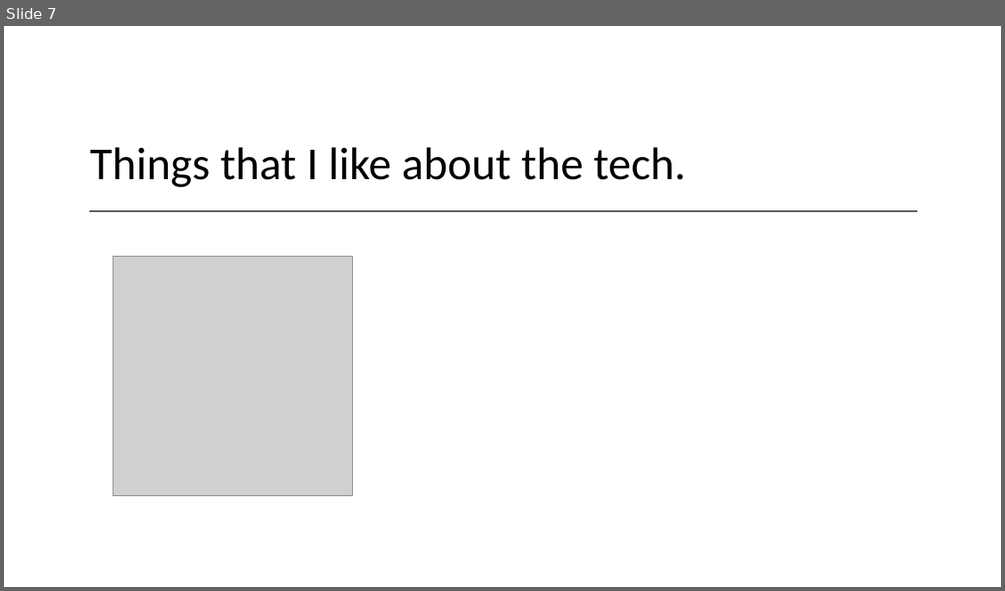
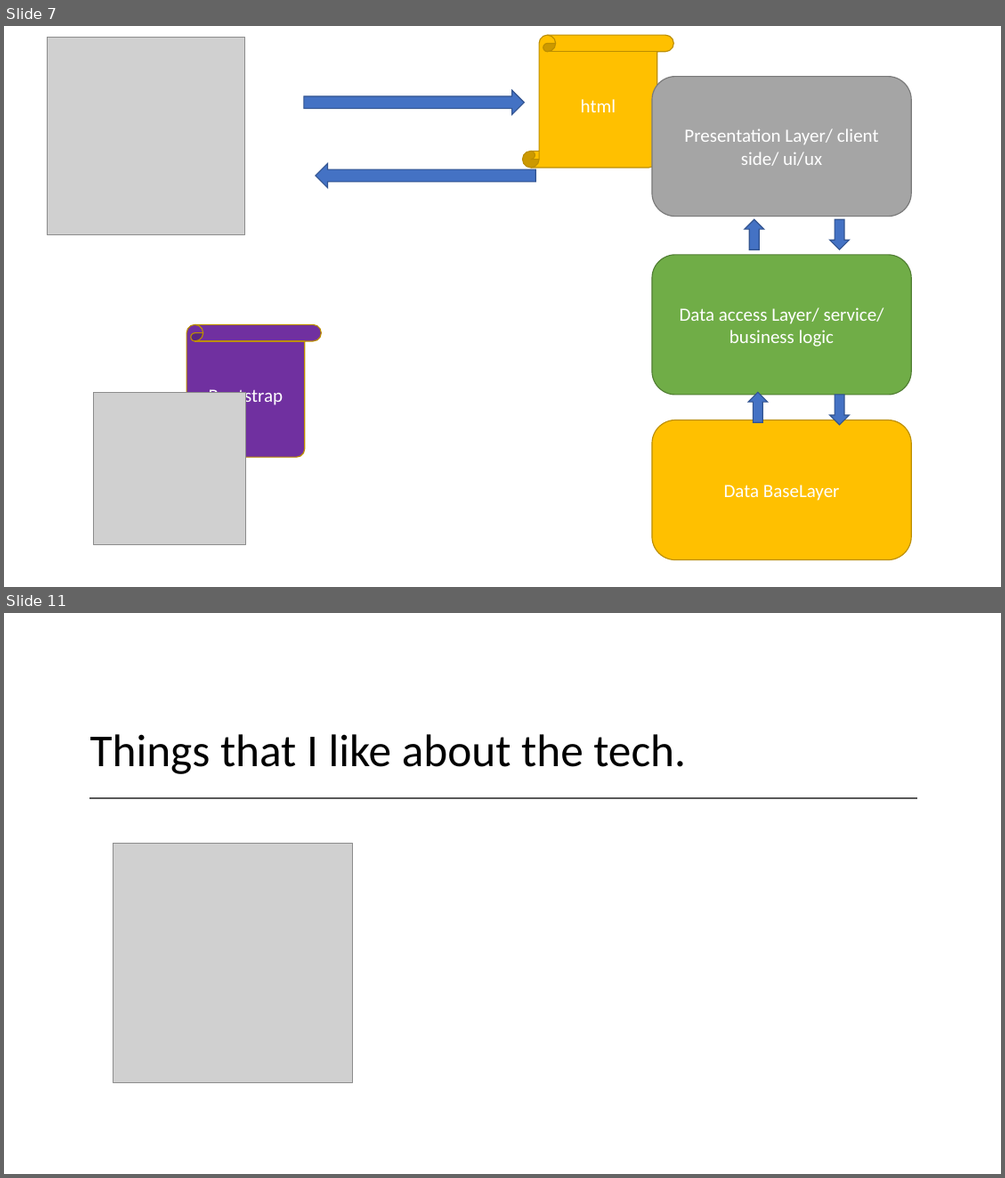
Before and after one commit to 200914ROC2/Training, a slide deck: 5Week-FrontEnd/FrontEnd-SDLC.pptx. Shown one above the other, each under a label of ours: slide 7 before the commit, slides 7 and 11 after it; the slides between them are not shown. The pictures are 1005x591 and 1005x1178 pixels, drawn with LibreOffice and Linux fonts; fonts in the diff are those of the drawing; grey boxes stand for pictures. Boxes give left, top, right and bottom in pixels: in the first picture for what was removed or moved away, otherwise in the second. Text is boxed around its words. In the diff, an @@ line names an element or a change of style, - is before the commit and + after.

```diff
--- a/5Week-FrontEnd/FrontEnd-SDLC.pptx
+++ b/5Week-FrontEnd/FrontEnd-SDLC.pptx
@@ slide 7 added at box(4, 26, 1001, 587), background #FFFFFF @@
@@ picture added at box(48, 38, 245, 234) @@
@@ vertical scroll added at box(522, 35, 673, 168), fill #FFC000, outline #BD8E00 1 pt, 18 pt, text #FFFFFF @@
+html
@@ rounded rectangle added at box(652, 76, 912, 216), fill #A5A5A5, outline #7A7A7A 1 pt, 18 pt, text #FFFFFF @@
+Presentation Layer/ client side/ ui/ux
@@ right arrow added at box(304, 90, 525, 115), fill #4472C4, outline #325491 1 pt @@
@@ right arrow added at box(316, 164, 535, 188), fill #4472C4, outline #325491 1 pt @@
@@ right arrow added at box(744, 220, 764, 249), fill #4472C4, outline #325491 1 pt @@
@@ right arrow added at box(830, 220, 849, 249), fill #4472C4, outline #325491 1 pt @@
@@ rounded rectangle added at box(652, 255, 912, 394), fill #70AD47, outline #538035 1 pt, 18 pt, text #FFFFFF @@
+Data access Layer/ service/ business logic
@@ vertical scroll added at box(170, 324, 321, 457), fill #7030A0, outline #BD8E00 1 pt, 18 pt, text #FFFFFF @@
+Bootstrap
@@ picture added at box(94, 393, 245, 544) @@
@@ right arrow added at box(748, 393, 768, 422), fill #4472C4, outline #325491 1 pt @@
@@ right arrow added at box(830, 394, 849, 425), fill #4472C4, outline #325491 1 pt @@
@@ rounded rectangle added at box(652, 420, 912, 560), fill #FFC000, outline #BD8E00 1 pt, 18 pt, text #FFFFFF @@
+Data BaseLayer
@@ what was slide 7 is now slide 11 @@
```
Also in this commit, not shown: 3 other slides added, 3 other files.
